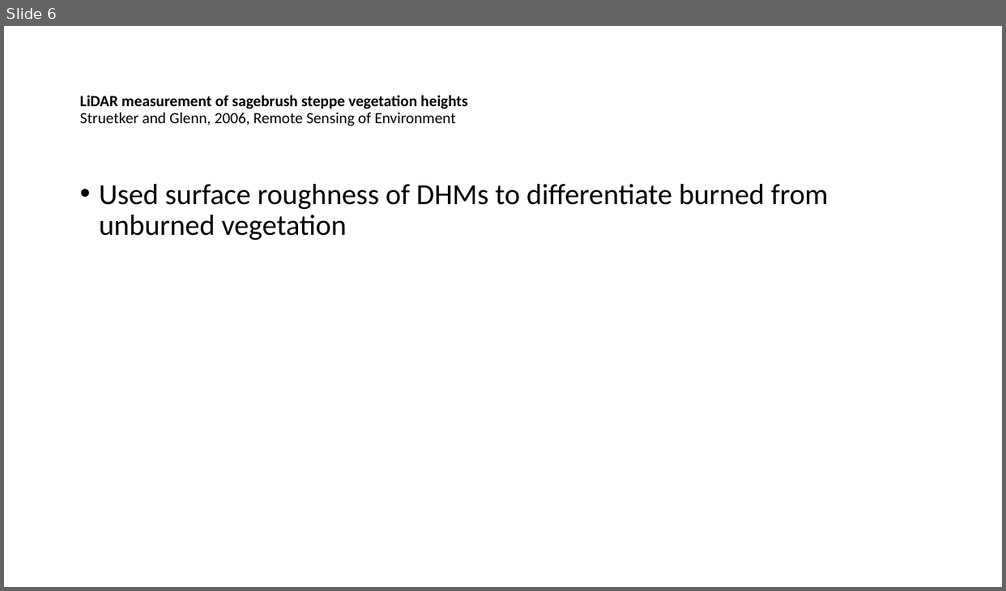
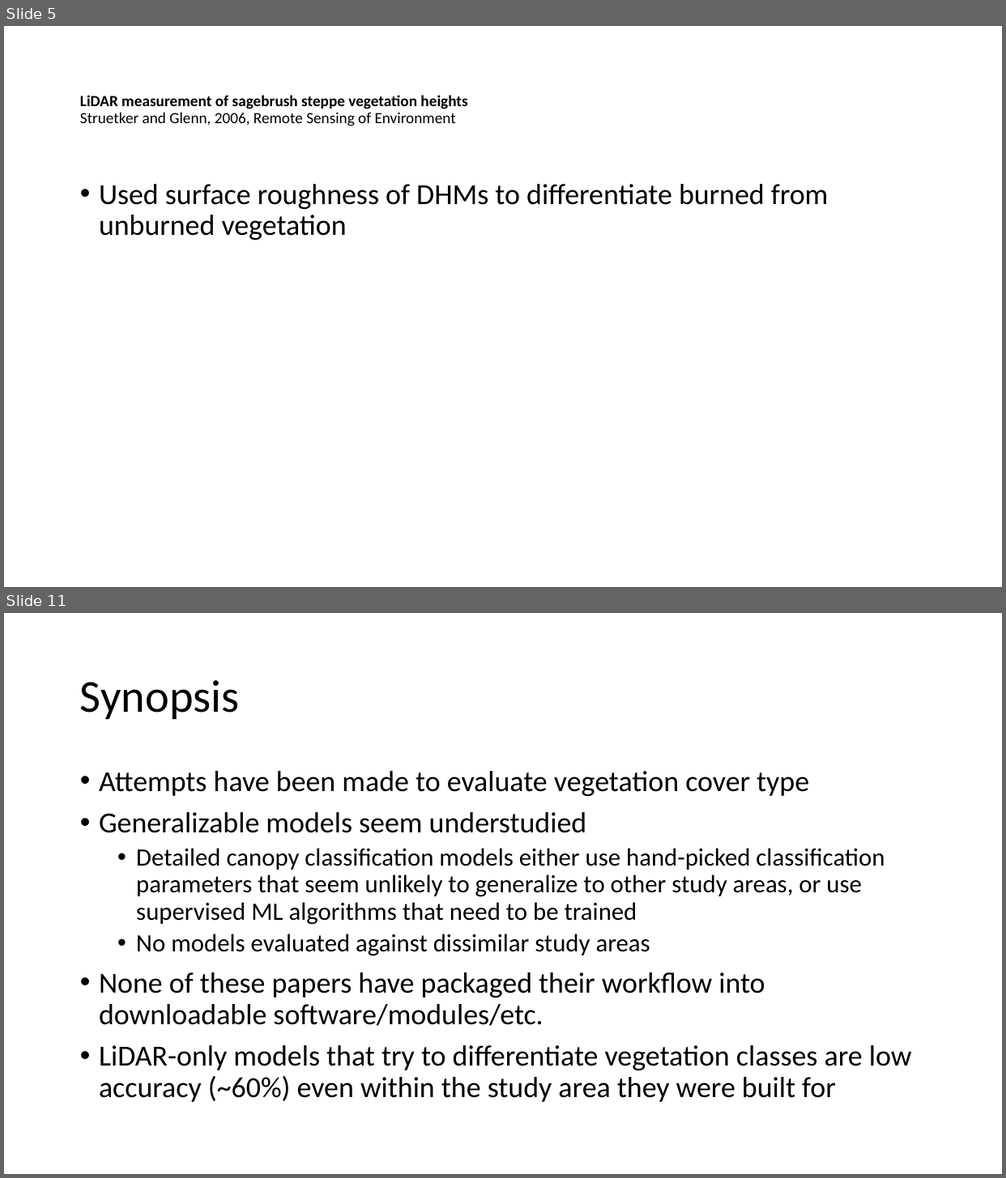
Before and after one commit to rsjones94/mtsu-geoscience-tools, a slide deck: writing/veglidar_litreview.pptx. Shown one above the other, each under a label of ours: slide 6 before the commit, slides 5 and 11 after it; the slides between them are not shown. The pictures are 1006x591 and 1006x1178 pixels, drawn with LibreOffice and Linux fonts; fonts in the diff are those of the drawing. Boxes give left, top, right and bottom in pixels: in the first picture for what was removed or moved away, otherwise in the second. Text is boxed around its words. In the diff, an @@ line names an element or a change of style, - is before the commit and + after.

```diff
--- a/writing/veglidar_litreview.pptx
+++ b/writing/veglidar_litreview.pptx
@@ slide 11 added at <box>4,613,1002,1174</box>, background #FFFFFF @@
@@ title added at <box>80,680,240,719</box>, 44 pt, text #000000 @@
+Synopsis
@@ text added at <box>99,771,912,1102</box>, 28 pt, text #000000 @@
+• Attempts have been made to evaluate vegetation cover type
+• Generalizable models seem understudied
+  • Detailed canopy classification models either use hand-picked classification parameters that seem unlikely to generalize to other study areas, or use supervised ML algorithms that need to be trained
+  • No models evaluated against dissimilar study areas
+• None of these papers have packaged their workflow into downloadable software/modules/etc.
+• LiDAR-only models that try to differentiate vegetation classes are low accuracy (~60%) even within the study area they were built for
@@ what was slide 6 is now slide 5 @@
```
Also in this commit, not shown: 2 slides changed, 5 other slides added, 1 slide removed.
